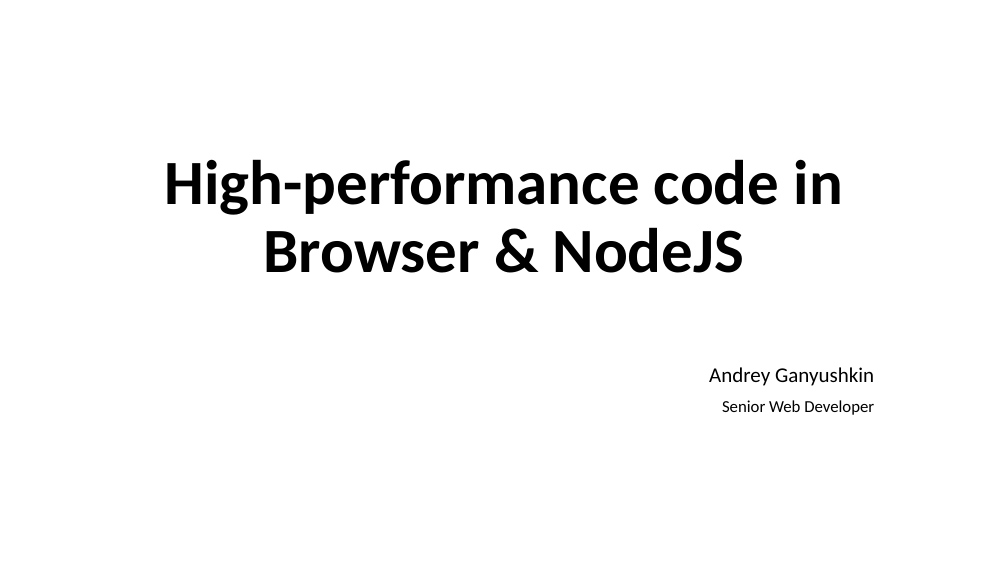
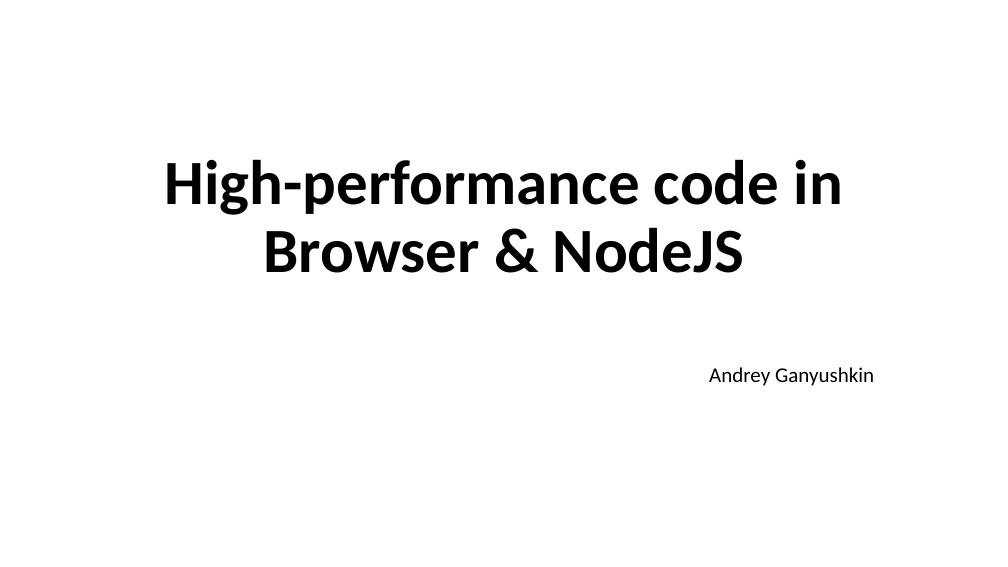
Before and after one commit to AGanyushkin/teraflops, a slide deck: slide 1 of conf.pptx. Drawn at 1008x567 pixels with LibreOffice and Linux fonts; fonts in the diff are those of the drawing. Boxes give left, top, right and bottom in pixels: in the first picture for what was removed or moved away, otherwise in the second. Text is boxed around its words. In the diff, an @@ line names an element or a change of style, - is before the commit and + after.

Commit message:
fix pptx

```diff
--- a/conf.pptx
+++ b/conf.pptx
@@ subtitle at [722, 400, 874, 415]: paragraph removed @@
-Senior Web Developer
```
Also in this commit, not shown: 3 other slides changed, 5 slides added, 1 slide removed.
